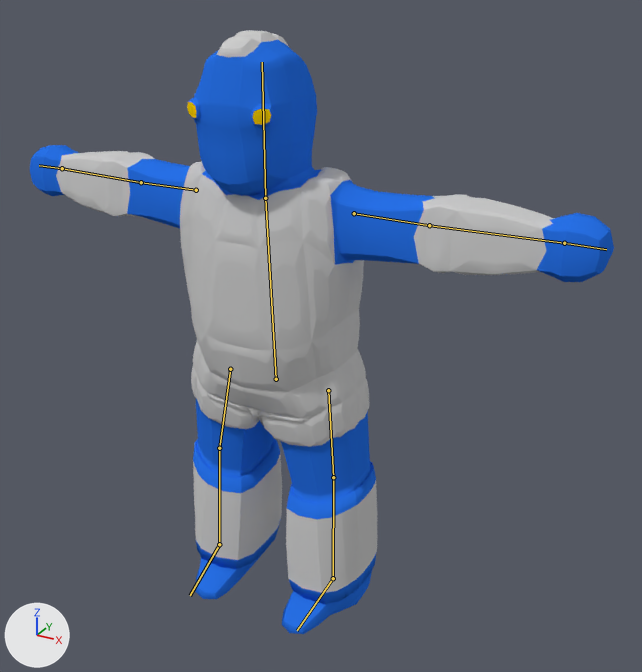
The Blender file Unity_Projects/BasisLevelBeta/Assets/Blender_Models/Alien _Guard.blend as it was, and as the next commit left it.
One viewpoint serves both versions: a camera (50 mm lens) standing at (9.56, -14.77, 8.16) and looking at (0.99, 0.81, 0.36). Arrows for +X, +Y and +Z are at lower left; the lights stay in place. The bones that bend it are drawn over the model as lines.
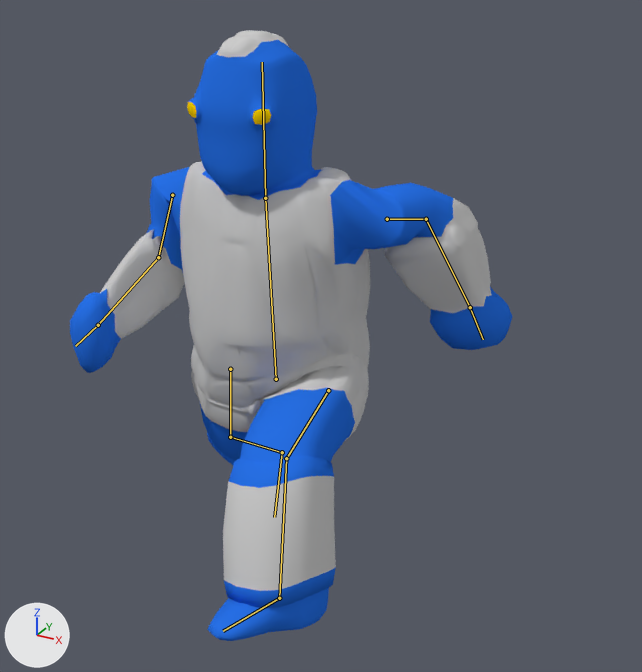
Commit message: Alien Guard Animated

The newer file adds an action. The first version stands in its rest pose; the second is drawn at frame 10 of the action 'ArmatureAction'.

Edits to the bpy script that builds the scene:
```text
Change bone_uparm_l:
    where bone_uparm_l = bpy.data.objects['Armature'].pose.bones['upArm.L']
    bone_uparm_l.location: (0.0, 0.0, 0.0) -> (0.01, 0.44, -0.01)
    bone_uparm_l.rotation_quaternion: (1.0, 0.0, 0.0, 0.0) -> (0.609, -0.423, 0.465, -0.483)  # degrees (0, 0, 0) -> degrees (-78, 9, -84)
    bone_uparm_l.scale: (1.0, 1.0, 1.0) -> (0.58, 1.18, 1.0)
Change bone_lowarm_l:
    where bone_lowarm_l = bpy.data.objects['Armature'].pose.bones['lowArm.L']  # child of 'upArm.L'
    bone_lowarm_l.rotation_quaternion: (1.0, 0.0, 0.0, 0.0) -> (0.859, 0.501, -0.102, 0.006)  # degrees (0, 0, 0) -> degrees (61, -10, -5)
    bone_lowarm_l.scale: (1.0, 1.0, 1.0) -> (1.27, 1.4, 1.01)
Change bone_hand_l:
    where bone_hand_l = bpy.data.objects['Armature'].pose.bones['hand.L']  # child of 'lowArm.L'
    bone_hand_l.scale: (1.0, 1.0, 1.0) -> (1.22, 1.27, 1.01)
Change bone_upleg_l:
    where bone_upleg_l = bpy.data.objects['Armature'].pose.bones['upLeg.L']
    bone_upleg_l.rotation_quaternion: (1.0, 0.0, 0.0, 0.0) -> (0.822, 0.161, 0.004, -0.546)  # degrees (0, 0, 0) -> degrees (15, 11, -66)
Change bone_lowleg_l:
    where bone_lowleg_l = bpy.data.objects['Armature'].pose.bones['lowLeg.L']  # child of 'upLeg.L'
    bone_lowleg_l.rotation_quaternion: (1.0, 0.0, 0.0, 0.0) -> (0.911, 0.039, 0.014, 0.409)  # degrees (0, 0, 0) -> degrees (5, 0, 48)
Change bone_upleg_r:
    where bone_upleg_r = bpy.data.objects['Armature'].pose.bones['upLeg.R']
    bone_upleg_r.rotation_quaternion: (1.0, 0.0, 0.0, 0.0) -> (0.992, -0.04, 0.018, 0.115)  # degrees (0, 0, 0) -> degrees (-4, 3, 13)
Change bone_lowleg_r:
    where bone_lowleg_r = bpy.data.objects['Armature'].pose.bones['lowLeg.R']  # child of 'upLeg.R'
    bone_lowleg_r.rotation_quaternion: (1.0, 0.0, 0.0, 0.0) -> (0.938, 0.024, -0.014, 0.346)  # degrees (0, 0, 0) -> degrees (2, -2, 40)
Change bone_uparm_r:
    where bone_uparm_r = bpy.data.objects['Armature'].pose.bones['upArm.R']
    bone_uparm_r.location: (0.0, 0.0, 0.0) -> (0.12, 0.42, 0.14)
    bone_uparm_r.rotation_quaternion: (1.0, 0.0, 0.0, 0.0) -> (0.725, 0.565, 0.191, -0.344)  # degrees (0, 0, 0) -> degrees (67, 42, -22)
    bone_uparm_r.scale: (1.0, 1.0, 1.0) -> (1.09, 1.4, 0.56)
Change bone_lowarm_r:
    where bone_lowarm_r = bpy.data.objects['Armature'].pose.bones['lowArm.R']  # child of 'upArm.R'
    bone_lowarm_r.rotation_quaternion: (1.0, 0.0, 0.0, 0.0) -> (0.901, -0.408, 0.092, -0.115)  # degrees (0, 0, 0) -> degrees (-49, 4, -16)
Change bone_hand_r:
    where bone_hand_r = bpy.data.objects['Armature'].pose.bones['hand.R']  # child of 'lowArm.R'
    bone_hand_r.scale: (1.0, 1.0, 1.0) -> (1.2, 1.2, 1.2)
```

Pixel boxes (x1, y1, x2, y2) of what changed, in the pictures (642 x 672 px):
'Cube', posed (24% narrower)
    before: (30, 30, 614, 634)
    after: (70, 30, 512, 641)
bone 'upArm.L', root to tip
    before: (354, 213) to (429, 225)
    after: (387, 219) to (426, 219)
bone 'lowArm.L', root to tip
    before: (429, 225) to (564, 243)
    after: (426, 219) to (470, 307)
bone 'hand.L', root to tip
    before: (564, 243) to (606, 249)
    after: (470, 307) to (483, 339)
bone 'upLeg.L', root to tip
    before: (328, 390) to (333, 477)
    after: (328, 390) to (286, 458)
bone 'lowLeg.L', root to tip
    before: (333, 477) to (333, 578)
    after: (286, 458) to (279, 598)
bone 'upLeg.R', root to tip
    before: (230, 369) to (219, 448)
    after: (230, 369) to (230, 437)
bone 'lowLeg.R', root to tip
    before: (219, 448) to (219, 544)
    after: (230, 437) to (282, 452)
bone 'upArm.R', root to tip
    before: (196, 190) to (141, 182)
    after: (172, 195) to (158, 257)
bone 'lowArm.R', root to tip
    before: (141, 182) to (62, 168)
    after: (158, 257) to (98, 325)
bone 'hand.R', root to tip
    before: (62, 168) to (39, 165)
    after: (98, 325) to (75, 346)
